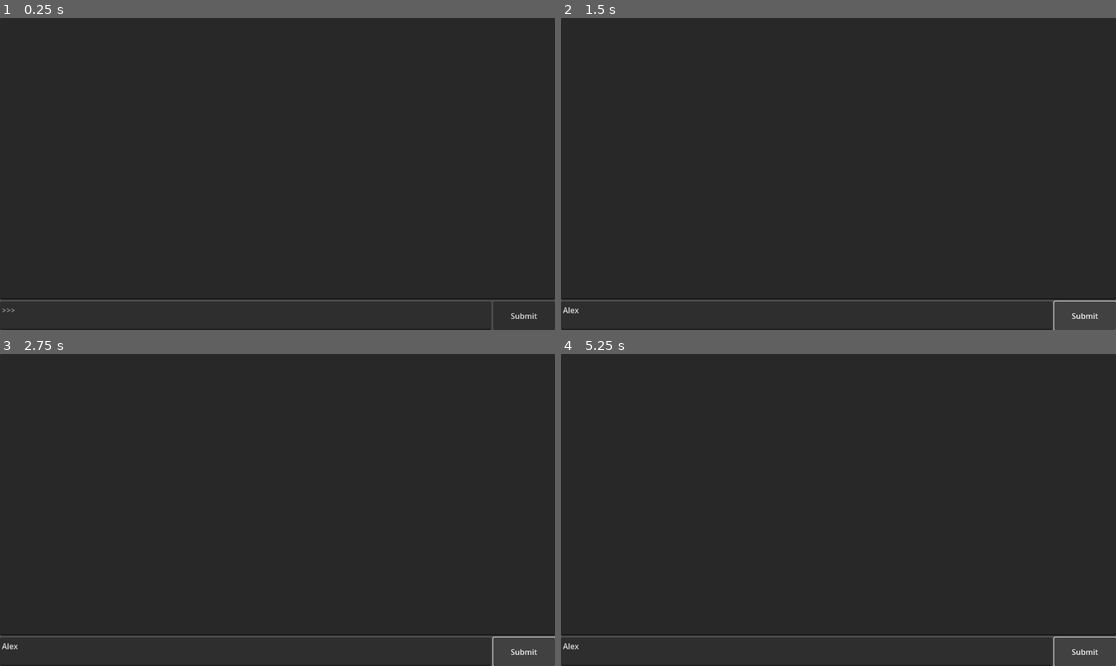
Above: before the commit, frames 1-4 (two rows, left to right).
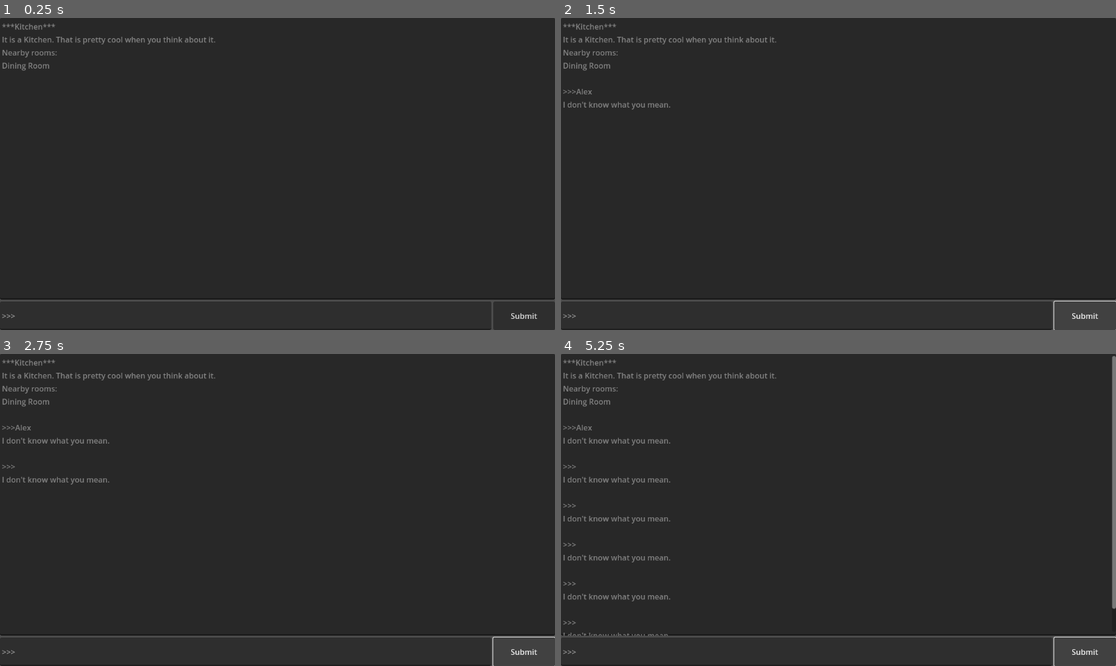
Above: after the commit, the same moments.

Repository: Kurooco/TextGameFA25
Game: Godot game, scene res://main.tscn
Two runs of this game, one before a commit and one after it. Both use one fixed random seed, a clock stepped at 60 frames per second and the inputs below.
Inputs (mouse positions are in pixels of both pictures, inside the frame that each line leads up to):
- Up to frame 1 (0.25 s): no input
- Up to frame 2 (1.5 s): click (805, 314) at 0.52 s; type "Alex" at 0.6 s; click "Submit" at 1.25 s
- Up to frame 3 (2.75 s): click "Submit" at 2 s
- Up to frame 4 (5.25 s): click "Submit" at 2.75 s; tap Enter at 3.5, 5 s; tap Space at 4.25 s

The runs differ from the first frame. In frame 1, 0.5% of the frame differs, in the area x 0-39%, y 1-97%; in frame 2, 0.7%; in frame 3, 0.9%; in frame 4, 2.0%, in the area x 0-100%, y 0-97%.

Commit message:
added connections between rooms

Diff:
--- a/main.gd
+++ b/main.gd
@@ -7,25 +7,22 @@
 # Called when the node enters the scene tree for the first time.
 func _ready():
 	current_room = load("res://test_room.tres")
-	print(current_room)
-	#output_box.text = describe_room()
+	output_box.text = describe_room()
 
 
 func describe_room() -> String:
 	var d = "***" + current_room.name + "***\n" + current_room.get_description()
 	d += "\nNearby rooms:\n"
 	for r in current_room.adjacent_rooms:
-		d += r.name + "\n"
+		d += load(r).name + "\n"
 	return d
 
-func _on_submit_pressed():
-	print(current_room.name)
-	return
-	var input : String = user_input_box.text
+func submit(input: String):
 	var output = ""
 	user_input_box.text = ""
-	if(input.begins_with("go to")):
-		var loc = input.split("go to")[0]
+	if(input.begins_with("go to ")):
+		var loc = input.get_slice("go to ", 1)
+		print("-"+loc+"-")
 		if(current_room.is_room_nearby(loc)):
 			current_room = current_room.get_nearby_room(loc)
 			output = describe_room()
@@ -34,4 +31,12 @@
 	else:
 		output = "I don't know what you mean."
 
-	output_box.text += "\n" + output + "\n"
+	output_box.text += "\n>>>" + input + "\n" + output + "\n"
+
+
+func _on_submit_pressed():
+	submit(user_input_box.text)
+
+
+func _on_user_input_text_submitted(new_text):
+	submit(new_text)
--- a/main.tscn
+++ b/main.tscn
@@ -27,7 +27,7 @@
 size_flags_vertical = 3
 size_flags_stretch_ratio = 0.1
 
-[node name="UserInput" type="TextEdit" parent="VBoxContainer/HBoxContainer"]
+[node name="UserInput" type="LineEdit" parent="VBoxContainer/HBoxContainer"]
 layout_mode = 2
 size_flags_horizontal = 3
 size_flags_vertical = 3
@@ -39,4 +39,5 @@
 size_flags_horizontal = 3
 text = "Submit"
 
+[connection signal="text_submitted" from="VBoxContainer/HBoxContainer/UserInput" to="." method="_on_user_input_text_submitted"]
 [connection signal="pressed" from="VBoxContainer/HBoxContainer/Submit" to="." method="_on_submit_pressed"]
--- a/room.gd
+++ b/room.gd
@@ -2,17 +2,18 @@
 class_name Room
 
 ## WARNING: DEPENDENCY LOOPS. FIX ASAP.
-@export var adjacent_rooms : Array[Room]
+@export var adjacent_rooms : Array[String]
 @export var items : Array[Item]
 
 func is_room_nearby(room:String) -> bool:
 	for r in adjacent_rooms:
-		if(room == r.name):
+		print(room.to_lower() + ", " + load(r).name.to_lower())
+		if(room.to_lower() == load(r).name.to_lower()):
 			return true
 	return false
 
 func get_nearby_room(room:String) -> Room:
 	for r in adjacent_rooms:
-		if(room == r.name):
-			return r
+		if(room.to_lower() == load(r).name.to_lower()):
+			return load(r)
 	return null
--- a/test_room.tres
+++ b/test_room.tres
@@ -5,6 +5,7 @@
 
 [resource]
 script = ExtResource("1_8oge7")
+adjacent_rooms = Array[String](["res://test_room2.tres"])
 name = "Kitchen"
 default_description = "It is a Kitchen. That is pretty cool when you think about it."
 metadata/_custom_type_script = "uid://di4a7yrek1tp2"
--- a/test_room2.tres
+++ b/test_room2.tres
@@ -1,12 +1,11 @@
-[gd_resource type="Resource" script_class="Room" load_steps=4 format=3 uid="uid://cibo05fcqn4hq"]
+[gd_resource type="Resource" script_class="Room" load_steps=3 format=3 uid="uid://cibo05fcqn4hq"]
 
 [ext_resource type="Script" uid="uid://di4a7yrek1tp2" path="res://room.gd" id="1_5ppp7"]
 [ext_resource type="Script" uid="uid://ihl5j4d7bqen" path="res://item.gd" id="2_1kfkc"]
-[ext_resource type="Resource" uid="uid://ctfnou718wqca" path="res://test_room.tres" id="2_i4gcv"]
 
 [resource]
 script = ExtResource("1_5ppp7")
-adjacent_rooms = Array[ExtResource("1_5ppp7")]([ExtResource("2_i4gcv")])
+adjacent_rooms = Array[String](["res://test_room.tres", "res://test_room3.tres"])
 name = "Dining Room"
 default_description = "Wow, cool place, huh? I wonder if people actually eat here."
 metadata/_custom_type_script = "uid://di4a7yrek1tp2"
--- /dev/null
+++ b/test_room3.tres
@@ -0,0 +1,11 @@
+[gd_resource type="Resource" script_class="Room" load_steps=3 format=3 uid="uid://mxrdbr0scm2k"]
+
+[ext_resource type="Script" uid="uid://ihl5j4d7bqen" path="res://item.gd" id="1_x77my"]
+[ext_resource type="Script" uid="uid://di4a7yrek1tp2" path="res://room.gd" id="2_w0fku"]
+
+[resource]
+script = ExtResource("2_w0fku")
+adjacent_rooms = Array[String](["res://test_room2.tres"])
+name = "Outside"
+default_description = "It is so nice outside! How nice!"
+metadata/_custom_type_script = "uid://di4a7yrek1tp2"
